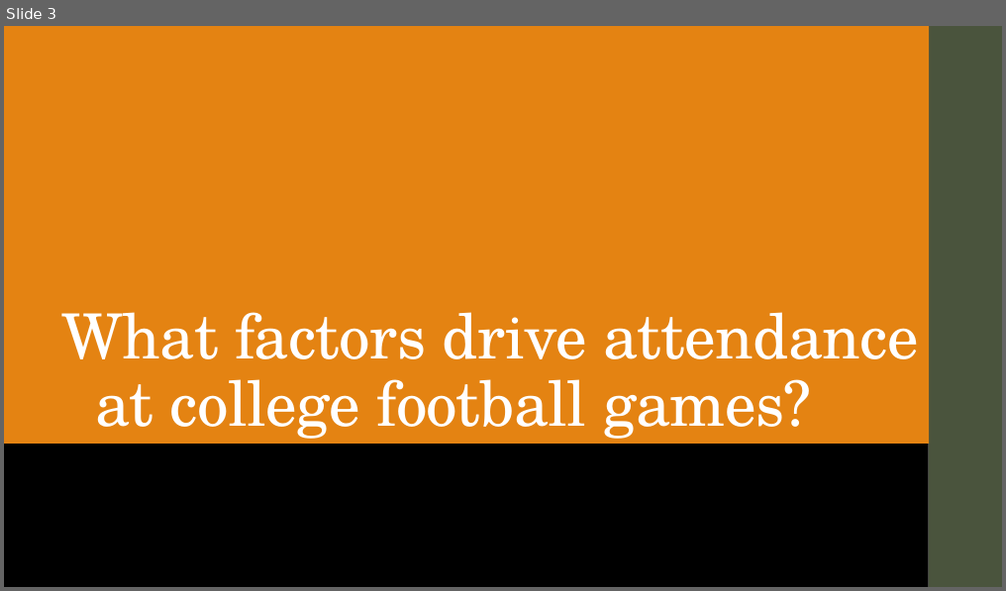
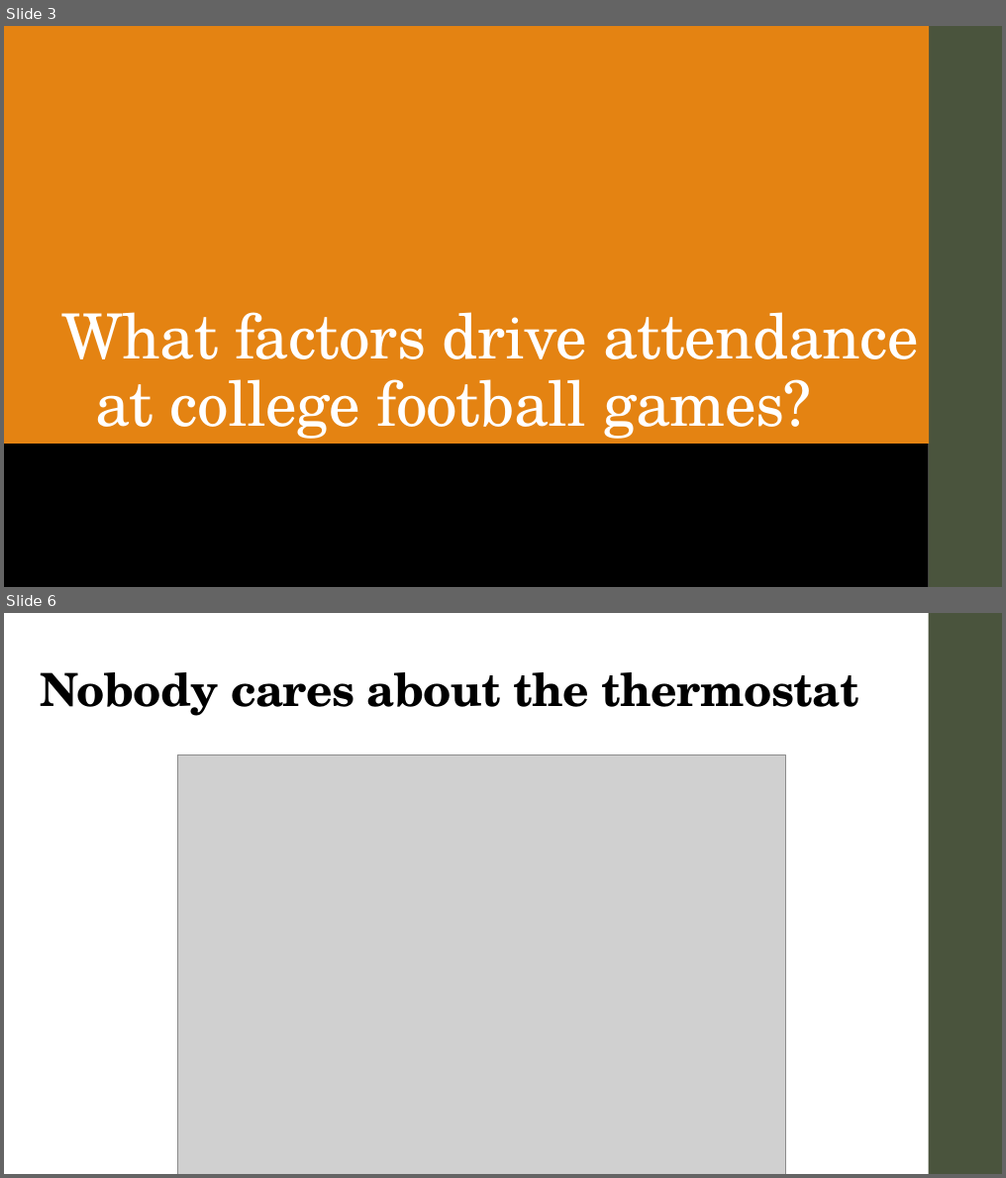
Before and after one commit to TaraWilson17/data512, a slide deck: final_project/project_deliverables/final_presentation_deck.pptx. Shown one above the other, each under a label of ours: slide 3 before the commit, slides 3 and 6 after it; the slides between them are not shown. The pictures are 1006x591 and 1006x1178 pixels, drawn with LibreOffice and Linux fonts; fonts in the diff are those of the drawing; grey boxes stand for pictures. Boxes give left, top, right and bottom in pixels: in the first picture for what was removed or moved away, otherwise in the second. Text is boxed around its words. In the diff, an @@ line names an element or a change of style, - is before the commit and + after.

```diff
--- a/final_project/project_deliverables/final_presentation_deck.pptx
+++ b/final_project/project_deliverables/final_presentation_deck.pptx
@@ slide 6 added at bbox=[4, 613, 1002, 1174], background #FFFFFF; not listed: 1 template element that a slide beside it also shows @@
@@ title added at bbox=[40, 672, 859, 716], 44 pt, text #000000, bold @@
+Nobody cares about the thermostat
@@ picture added at bbox=[177, 756, 785, 1174] @@
```
Also in this commit, not shown: 4 slides changed, 3 other slides added, 2 other files.
